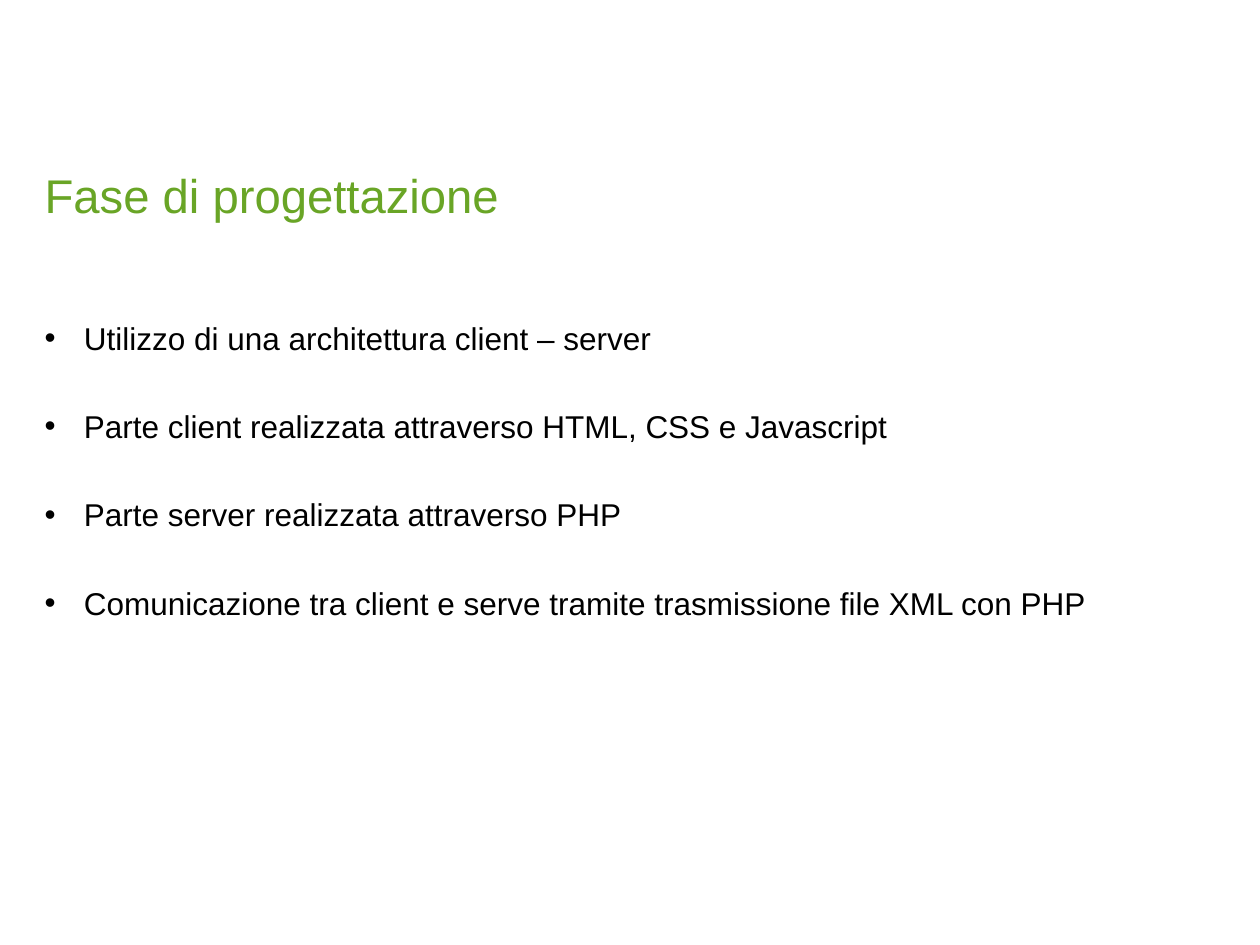
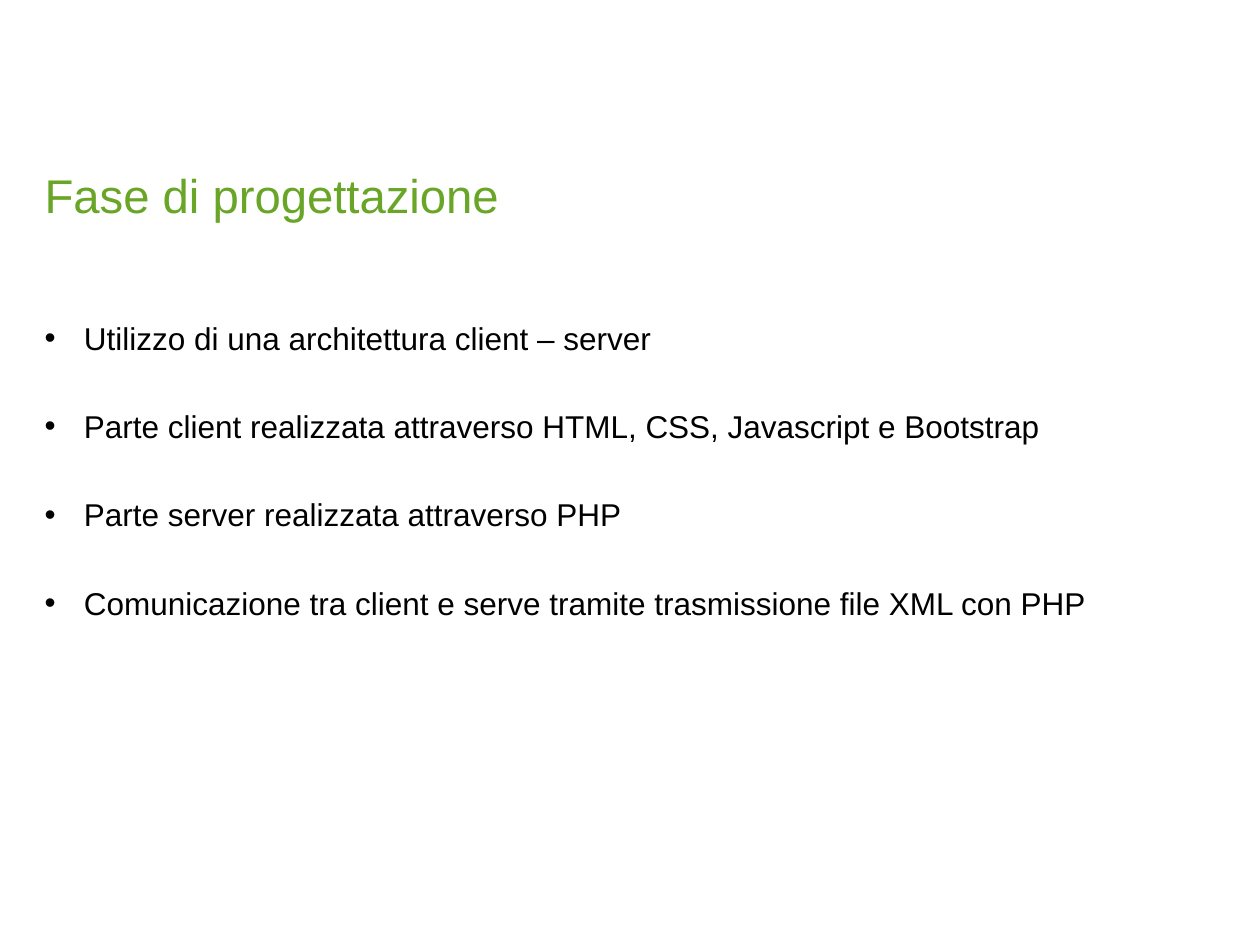
Before and after one commit to debonijonathan/ProgettoDiSemestre, a slide deck: slide 7 of presentazione/Presentazione_Progetti_di_Dipl.pptx. Drawn at 1260x945 pixels with LibreOffice and Linux fonts; fonts in the diff are those of the drawing; background and template pictures are left out. Boxes give left, top, right and bottom in pixels: in the first picture for what was removed or moved away, otherwise in the second. Text is boxed around its words. In the diff, an @@ line names an element or a change of style, - is before the commit and + after.

Commit message:
presentazione

```diff
--- a/presentazione/Presentazione_Progetti_di_Dipl.pptx
+++ b/presentazione/Presentazione_Progetti_di_Dipl.pptx
@@ text at (x1=84, y1=415, x2=1039, y2=444): text changed @@
-• Parte client realizzata attraverso HTML, CSS e Javascript
+• Parte client realizzata attraverso HTML, CSS, Javascript e Bootstrap
```
